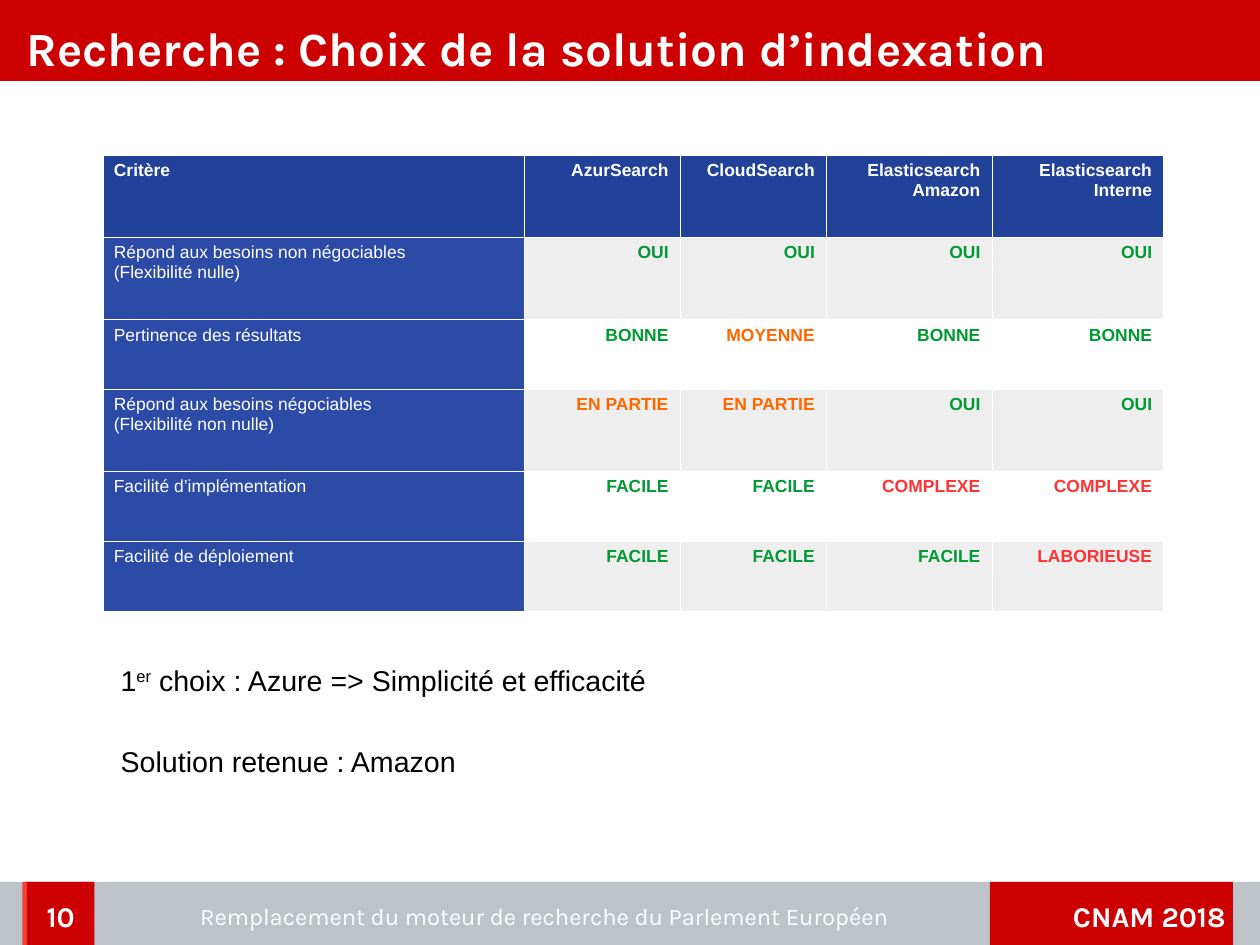
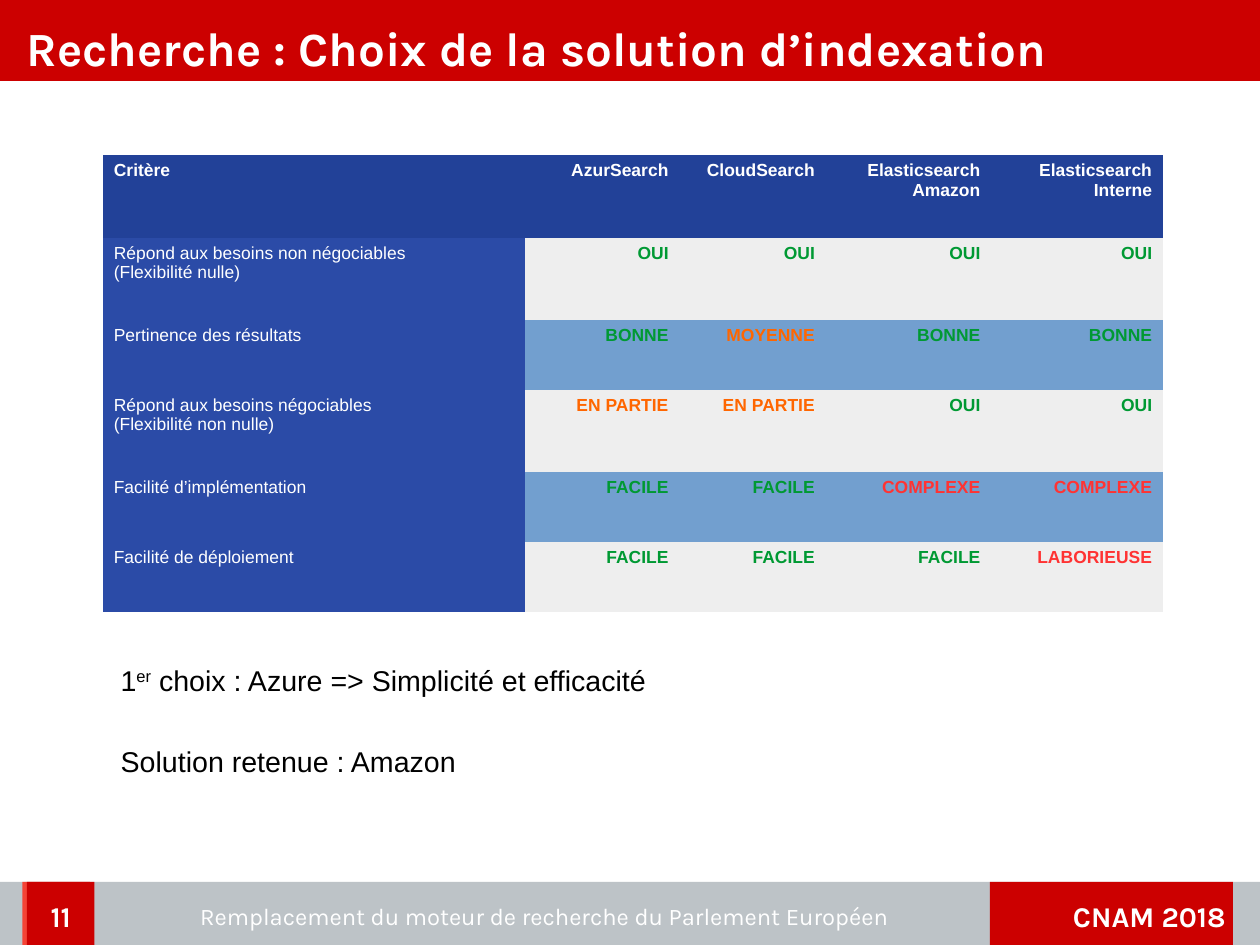
Before and after one commit to charleshuber/4tfront, a slide deck: slide 11 of memoire/presentation/memoire_presentation.odp (slide 10 before the commit). Drawn at 1260x945 pixels with LibreOffice and Linux fonts; fonts in the diff are those of the drawing; background and template pictures are left out. Boxes give left, top, right and bottom in pixels: in the first picture for what was removed or moved away, otherwise in the second. Text is boxed around its words. In the diff, an @@ line names an element or a change of style, - is before the commit and + after.

```diff
--- a/memoire/presentation/memoire_presentation.odp
+++ b/memoire/presentation/memoire_presentation.odp
@@ table at [103,155,1164,612] @@
@@ fill #FFFFFF to #729FCF in 8 cells @@
@@ borders changed @@
@@ page number at [51,908,71,927]: text changed @@
-10
+11
```
Also in this commit, not shown: 4 other slides changed, 1 slide added, 9 other files.
